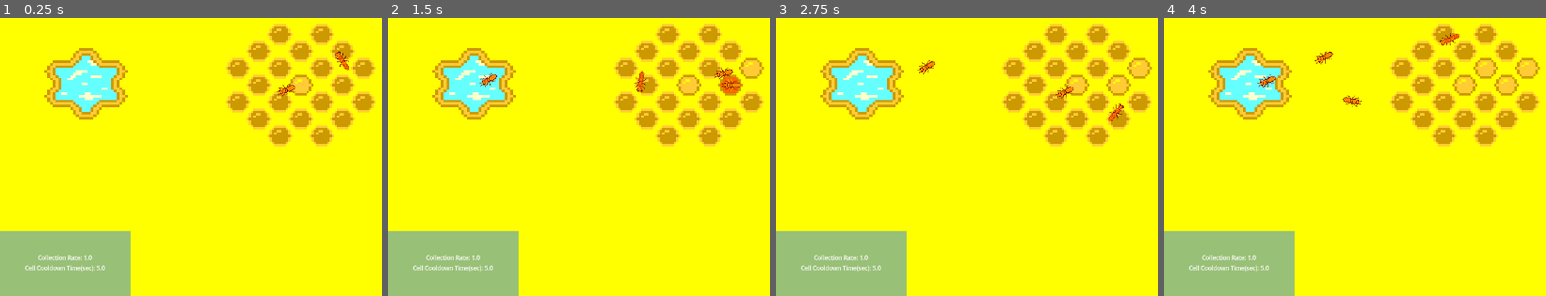
Above: before the commit, frames 1-4 (left to right).
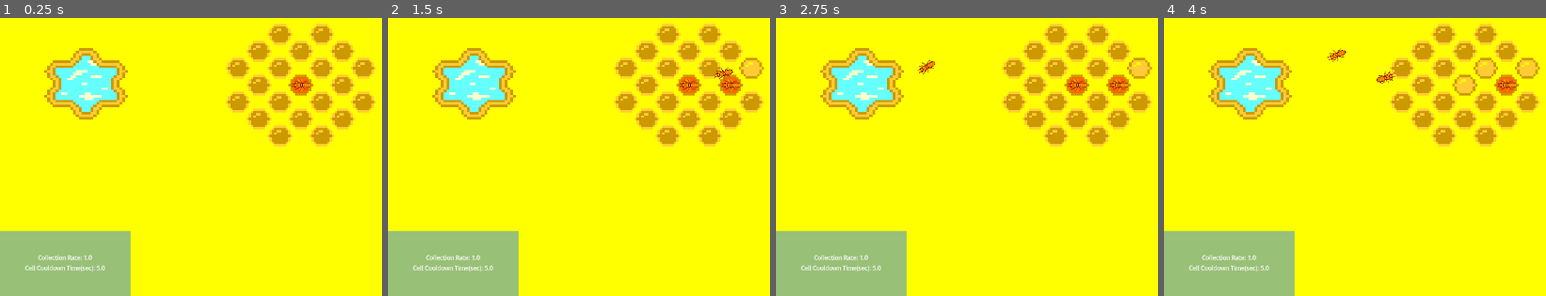
Above: after the commit, the same moments.

Repository: SBSoftwareDev/brainless
Game: Godot game, scene res://src/scenes/game.tscn
The game is run twice, just before and just after one commit, with the same random seed, the same clock (stepped at 60 frames per second) and the same inputs.
Inputs (mouse positions are in pixels of both pictures, inside the frame that each line leads up to):
- Up to frame 1 (0.25 s): no input
- Up to frame 2 (1.5 s): move the mouse to (724, 84) at 0.52 s; press the mouse at (724, 84) at 0.53 s; tap Enter at 1.25 s; move the mouse to (743, 68) at 1.27 s; release the mouse at (743, 68) at 1.28 s; click (743, 68) at 1.35 s
- Up to frame 3 (2.75 s): move the mouse to (1154, 84) at 2.02 s; press the mouse at (1154, 84) at 2.03 s
- Up to frame 4 (4 s): move the mouse to (1477, 68) at 2.77 s; release the mouse at (1477, 68) at 2.78 s; click (1477, 68) at 2.85 s; move the mouse to (1458, 84) at 3.52 s; press the mouse at (1458, 84) at 3.53 s

The runs differ from the first frame. In frame 1, 0.5% of the frame differs, in the area x 72-92%, y 11-29%; in frame 2, 0.5%; in frame 3, 0.7%; in frame 4, 0.9%, in the area x 24-93%, y 5-33%.

Commit message:
Hid queen from start. Started cell grouping

Diff:
--- /dev/null
+++ b/src/scenes/cell_group.tscn
@@ -0,0 +1,185 @@
+[gd_scene load_steps=25 format=3 uid="uid://0lht6v7xpbwe"]
+
+[ext_resource type="PackedScene" uid="uid://dxm31vkq2i5rl" path="res://src/scenes/empty_cell.tscn" id="1_whqsf"]
+[ext_resource type="PackedScene" uid="uid://bou1hucryo30g" path="res://src/scenes/bee_and_cell.tscn" id="2_ujprs"]
+[ext_resource type="PackedScene" uid="uid://cihfg5rshngnb" path="res://src/scenes/queen_area.tscn" id="3_ep4rc"]
+
+[sub_resource type="Shader" id="Shader_04ddp"]
+code = "shader_type canvas_item;
+/*
+
+uniform float light = 1.0;
+
+void fragment() {
+	COLOR = texture(TEXTURE, UV);
+	COLOR.a = light;
+}*/"
+
+[sub_resource type="ShaderMaterial" id="ShaderMaterial_mb256"]
+resource_local_to_scene = true
+shader = SubResource("Shader_04ddp")
+
+[sub_resource type="ShaderMaterial" id="ShaderMaterial_m7g2n"]
+resource_local_to_scene = true
+shader = SubResource("Shader_04ddp")
+
+[sub_resource type="ShaderMaterial" id="ShaderMaterial_bs3ef"]
+resource_local_to_scene = true
+shader = SubResource("Shader_04ddp")
+
+[sub_resource type="ShaderMaterial" id="ShaderMaterial_j1vbr"]
+resource_local_to_scene = true
+shader = SubResource("Shader_04ddp")
+
+[sub_resource type="ShaderMaterial" id="ShaderMaterial_thu3x"]
+resource_local_to_scene = true
+shader = SubResource("Shader_04ddp")
+
+[sub_resource type="ShaderMaterial" id="ShaderMaterial_q0ubt"]
+resource_local_to_scene = true
+shader = SubResource("Shader_04ddp")
+
+[sub_resource type="ShaderMaterial" id="ShaderMaterial_4xdir"]
+resource_local_to_scene = true
+shader = SubResource("Shader_04ddp")
+
+[sub_resource type="ShaderMaterial" id="ShaderMaterial_k55bq"]
+resource_local_to_scene = true
+shader = SubResource("Shader_04ddp")
+
+[sub_resource type="ShaderMaterial" id="ShaderMaterial_yne0r"]
+resource_local_to_scene = true
+shader = SubResource("Shader_04ddp")
+
+[sub_resource type="ShaderMaterial" id="ShaderMaterial_jbcpf"]
+resource_local_to_scene = true
+shader = SubResource("Shader_04ddp")
+
+[sub_resource type="ShaderMaterial" id="ShaderMaterial_qqteq"]
+resource_local_to_scene = true
+shader = SubResource("Shader_04ddp")
+
+[sub_resource type="ShaderMaterial" id="ShaderMaterial_ds5gv"]
+resource_local_to_scene = true
+shader = SubResource("Shader_04ddp")
+
+[sub_resource type="ShaderMaterial" id="ShaderMaterial_hdbr0"]
+resource_local_to_scene = true
+shader = SubResource("Shader_04ddp")
+
+[sub_resource type="ShaderMaterial" id="ShaderMaterial_1kpgy"]
+resource_local_to_scene = true
+shader = SubResource("Shader_04ddp")
+
+[sub_resource type="ShaderMaterial" id="ShaderMaterial_kihmu"]
+resource_local_to_scene = true
+shader = SubResource("Shader_04ddp")
+
+[sub_resource type="ShaderMaterial" id="ShaderMaterial_trttp"]
+resource_local_to_scene = true
+shader = SubResource("Shader_04ddp")
+
+[sub_resource type="ShaderMaterial" id="ShaderMaterial_w7c26"]
+resource_local_to_scene = true
+shader = SubResource("Shader_04ddp")
+
+[sub_resource type="ShaderMaterial" id="ShaderMaterial_mbxt3"]
+resource_local_to_scene = true
+shader = SubResource("Shader_04ddp")
+
+[sub_resource type="ShaderMaterial" id="ShaderMaterial_t7cm8"]
+resource_local_to_scene = true
+shader = SubResource("Shader_04ddp")
+
+[sub_resource type="ShaderMaterial" id="ShaderMaterial_81qq3"]
+resource_local_to_scene = true
+shader = SubResource("Shader_04ddp")
+
+[node name="CellGroup" type="Node2D"]
+
+[node name="Empty Cell3" parent="." instance=ExtResource("1_whqsf")]
+material = SubResource("ShaderMaterial_mb256")
+position = Vector2(461, 272)
+
+[node name="Empty Cell4" parent="." instance=ExtResource("1_whqsf")]
+material = SubResource("ShaderMaterial_m7g2n")
+position = Vector2(493, 246)
+
+[node name="Empty Cell5" parent="." instance=ExtResource("1_whqsf")]
+material = SubResource("ShaderMaterial_bs3ef")
+position = Vector2(525.00006, 324)
+
+[node name="Empty Cell6" parent="." instance=ExtResource("1_whqsf")]
+material = SubResource("ShaderMaterial_j1vbr")
+position = Vector2(525, 272)
+
+[node name="Empty Cell17" parent="." instance=ExtResource("1_whqsf")]
+material = SubResource("ShaderMaterial_thu3x")
+position = Vector2(557, 298)
+
+[node name="Empty Cell9" parent="." instance=ExtResource("1_whqsf")]
+material = SubResource("ShaderMaterial_q0ubt")
+position = Vector2(429, 246.00002)
+
+[node name="Empty Cell10" parent="." instance=ExtResource("1_whqsf")]
+material = SubResource("ShaderMaterial_4xdir")
+position = Vector2(397.00003, 272)
+
+[node name="Empty Cell11" parent="." instance=ExtResource("1_whqsf")]
+material = SubResource("ShaderMaterial_k55bq")
+position = Vector2(365, 298)
+
+[node name="Empty Cell7" parent="." instance=ExtResource("1_whqsf")]
+material = SubResource("ShaderMaterial_yne0r")
+position = Vector2(461, 376)
+
+[node name="Empty Cell19" parent="." instance=ExtResource("1_whqsf")]
+material = SubResource("ShaderMaterial_jbcpf")
+position = Vector2(429, 350)
+
+[node name="Empty Cell20" parent="." instance=ExtResource("1_whqsf")]
+material = SubResource("ShaderMaterial_qqteq")
+position = Vector2(493, 350)
+
+[node name="Empty Cell21" parent="." instance=ExtResource("1_whqsf")]
+material = SubResource("ShaderMaterial_ds5gv")
+position = Vector2(493, 298)
+
+[node name="Empty Cell22" parent="." instance=ExtResource("1_whqsf")]
+material = SubResource("ShaderMaterial_hdbr0")
+position = Vector2(429, 298)
+
+[node name="Empty Cell14" parent="." instance=ExtResource("1_whqsf")]
+material = SubResource("ShaderMaterial_1kpgy")
+position = Vector2(493, 402)
+
+[node name="Empty Cell15" parent="." instance=ExtResource("1_whqsf")]
+material = SubResource("ShaderMaterial_kihmu")
+position = Vector2(525, 376.00003)
+
+[node name="Empty Cell16" parent="." instance=ExtResource("1_whqsf")]
+material = SubResource("ShaderMaterial_trttp")
+position = Vector2(557.00006, 350)
+
+[node name="Empty Cell13" parent="." instance=ExtResource("1_whqsf")]
+material = SubResource("ShaderMaterial_w7c26")
+position = Vector2(429, 402)
+
+[node name="Empty Cell8" parent="." instance=ExtResource("1_whqsf")]
+material = SubResource("ShaderMaterial_mbxt3")
+position = Vector2(397, 324)
+
+[node name="Empty Cell12" parent="." instance=ExtResource("1_whqsf")]
+material = SubResource("ShaderMaterial_t7cm8")
+position = Vector2(397, 376)
+
+[node name="Empty Cell18" parent="." instance=ExtResource("1_whqsf")]
+material = SubResource("ShaderMaterial_81qq3")
+position = Vector2(365.00003, 350)
+
+[node name="BeeAndCell3" parent="." instance=ExtResource("2_ujprs")]
+position = Vector2(461, 324)
+
+[node name="QueenArea" parent="." instance=ExtResource("3_ep4rc")]
+z_index = 1
+position = Vector2(462, 323)
--- a/src/scenes/game.tscn
+++ b/src/scenes/game.tscn
@@ -222,6 +222,7 @@
 position = Vector2(461, 324)
 
 [node name="QueenArea" parent="World/Entities" instance=ExtResource("9_h2mn8")]
+z_index = 1
 position = Vector2(462, 323)
 
 [node name="Effects" type="Node2D" parent="World"]
--- a/src/scenes/queen_bee.tscn
+++ b/src/scenes/queen_bee.tscn
@@ -7,6 +7,7 @@
 radius = 57.035076
 
 [node name="Queen Bee" type="Sprite2D"]
+z_index = 770
 texture = ExtResource("1_8nxyg")
 offset = Vector2(0, -1.5)
 script = ExtResource("2_7t5e0")
--- a/src/scripts/queen_bee.gd
+++ b/src/scripts/queen_bee.gd
@@ -2,10 +2,19 @@
 
 const SPEED :float = 150.0
 
+var is_active :bool = false
+
 @onready var path_follow_2d: PathFollow2D = $"../"
 
+func _ready() -> void:
+	visible = false
+
+func activate_queen() -> void:
+	is_active = true
+	visible = true
+
 func _on_area_2d_body_entered(body: Node2D) -> void:
-	if body.name.begins_with("Worker"):
+	if body.name.begins_with("Worker") && is_active:
 		body.leave_cell()
 
 
